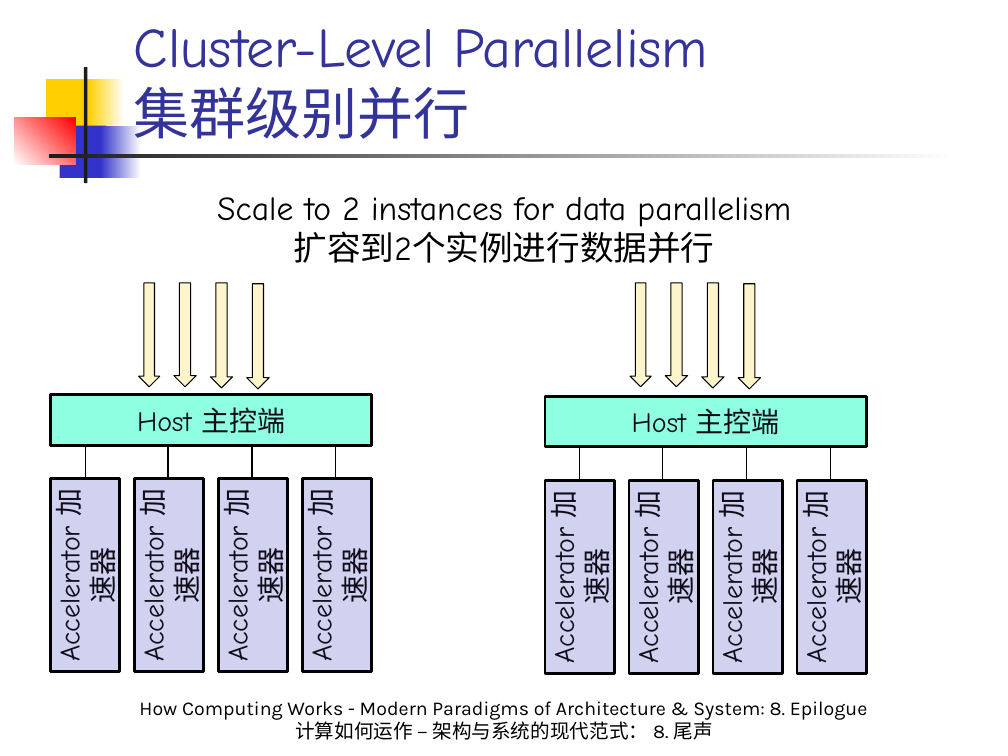
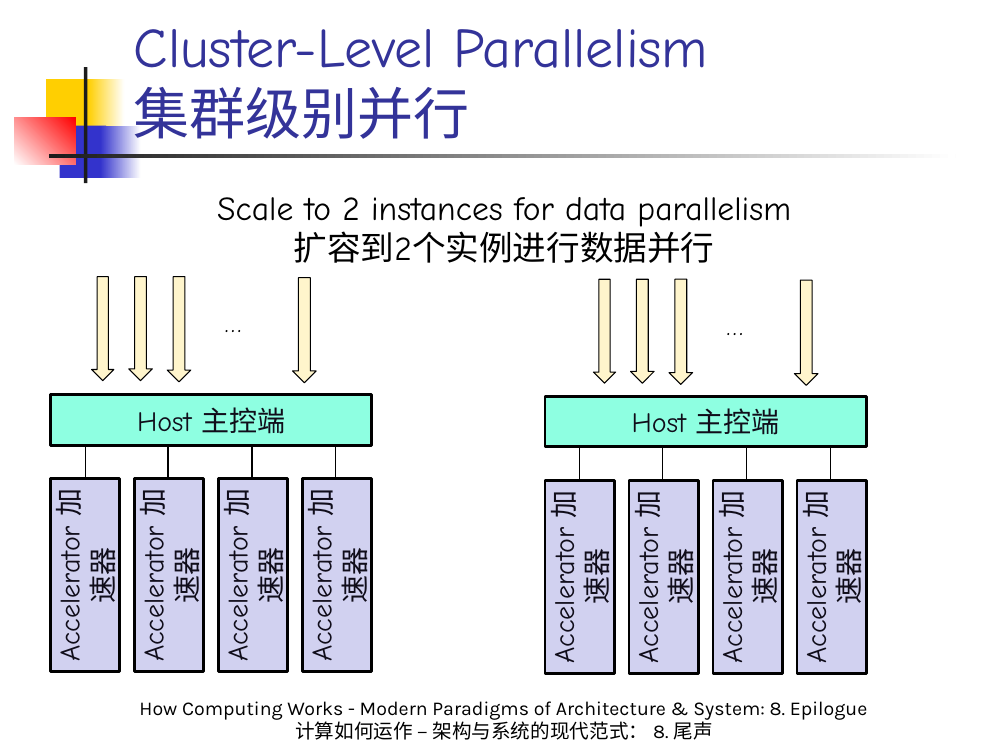
Before and after one commit to licongintel/courseMaterial, a slide deck: slide 36 of HCWMPA&S/Slides/8. Epilogue.pptx. Drawn at 1008x756 pixels with LibreOffice and Linux fonts; fonts in the diff are those of the drawing. Boxes give left, top, right and bottom in pixels: in the first picture for what was removed or moved away, otherwise in the second. Text is boxed around its words. In the diff, an @@ line names an element or a change of style, - is before the commit and + after.

```diff
--- a/HCWMPA&S/Slides/8. Epilogue.pptx
+++ b/HCWMPA&S/Slides/8. Epilogue.pptx
@@ 3 right arrows: place and size @@
-3 right arrows at box(138, 283, 233, 388)
+3 right arrows at box(91, 276, 190, 382)
@@ right arrow: place and size @@
-right arrow at box(247, 284, 269, 389)
+right arrow at box(293, 278, 316, 383)
@@ right arrow: place and size @@
-right arrow at box(702, 283, 724, 388)
+right arrow at box(593, 280, 615, 384)
@@ right arrow: place and size @@
-right arrow at box(630, 283, 651, 387)
+right arrow at box(631, 279, 654, 383)
@@ right arrow: place and size @@
-right arrow at box(666, 283, 688, 387)
+right arrow at box(669, 280, 692, 385)
@@ right arrow: place and size @@
-right arrow at box(738, 284, 760, 389)
+right arrow at box(795, 280, 818, 385)
@@ text added at box(215, 302, 279, 343), 18 pt, text #000000 @@
+…
@@ text added at box(717, 305, 781, 346), 18 pt, text #000000 @@
+…
```
Also in this commit, not shown: 6 other slides changed, 3 slides added, 1 other file.
